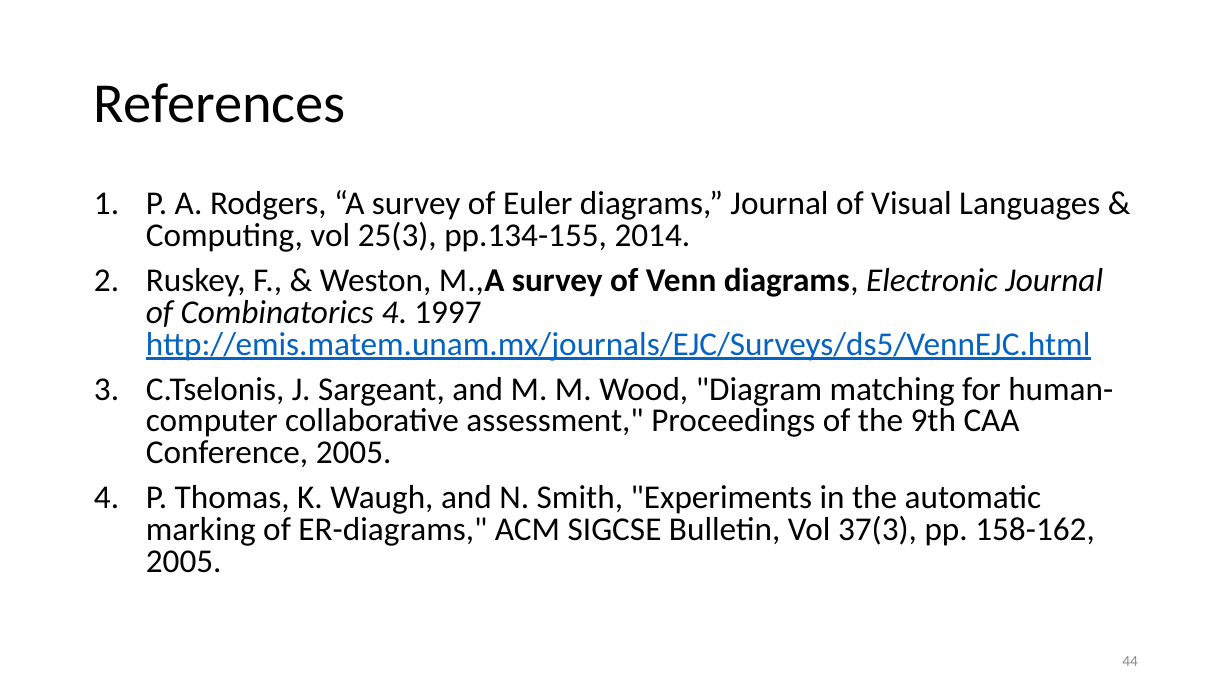
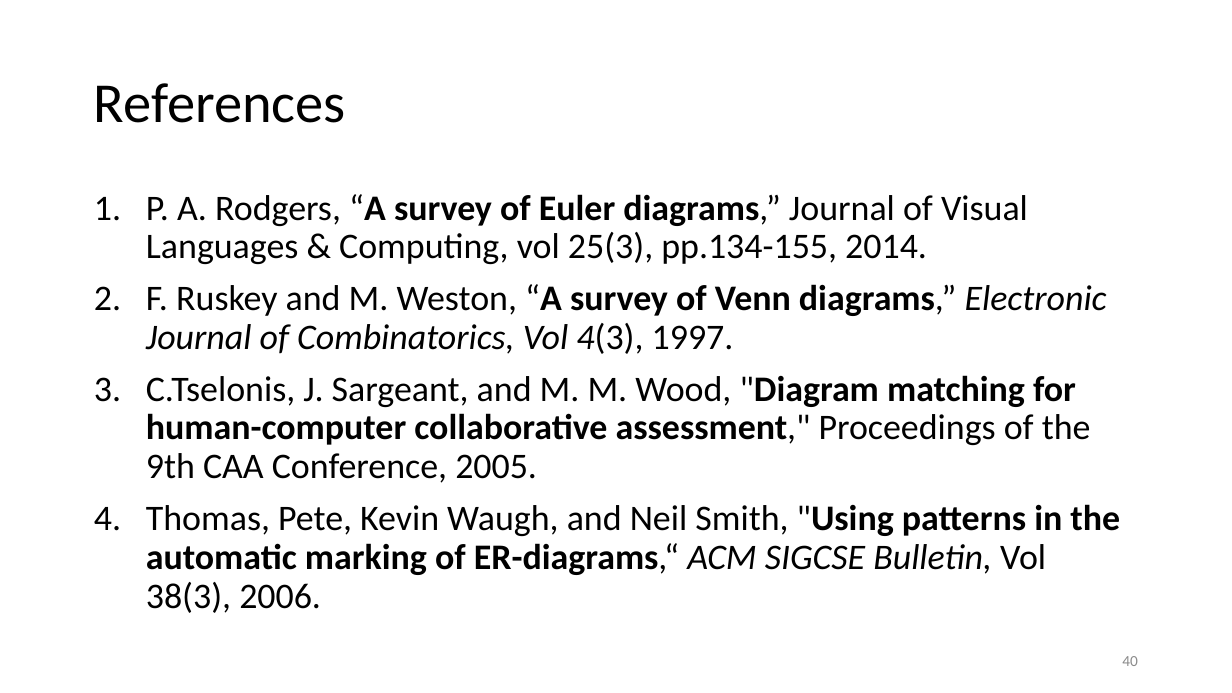
Before and after one commit to diunuge/Paper---Automatic-Assessment-of-Student-Answers-Consisting-of-Venn-and-Euler-Diagrams, a slide deck: slide 40 of MSc review/2/MSC review.pptx (slide 44 before the commit). Drawn at 1232x693 pixels with LibreOffice and Linux fonts; fonts in the diff are those of the drawing; background and template pictures are left out. Boxes give left, top, right and bottom in pixels: in the first picture for what was removed or moved away, otherwise in the second. Text is boxed around its words. In the diff, an @@ line names an element or a change of style, - is before the commit and + after.

```diff
--- a/MSc review/2/MSC review.pptx
+++ b/MSc review/2/MSC review.pptx
@@ text at (146, 194, 1091, 483): size 25.9 to 28 pt in "P. A. Rodgers, “A survey of Euler ...", "C.Tselonis, J. Sargeant, and M. M. Wood, ..."; bold on in "“A survey of Euler diagrams,”", ""Diagram matching for human-computer collaborative assessmen ..."; line spacing 0.8 to 0.9 @@
@@ text at (146, 284, 1107, 354): text changed; size 25.9 to 28 pt @@
-2. Ruskey, F., & Weston, M.,A survey of Venn diagrams, Electronic Journal of Combinatorics 4. 1997
-   http://emis.matem.unam.mx/journals/EJC/Surveys/ds5/VennEJC.html
+2. F. Ruskey and M. Weston, “A survey of Venn diagrams,” Electronic Journal of Combinatorics, Vol 4(3), 1997.
@@ text at (146, 504, 1120, 613): text changed; size 25.9 to 28 pt @@
-4. P. Thomas, K. Waugh, and N. Smith, "Experiments in the automatic marking of ER-diagrams," ACM SIGCSE Bulletin, Vol 37(3), pp. 158-162, 2005.
+4. Thomas, Pete, Kevin Waugh, and Neil Smith, "Using patterns in the automatic marking of ER-diagrams,“ ACM SIGCSE Bulletin, Vol 38(3), 2006.
@@ page number at (1122, 656, 1138, 666): text changed @@
-44
+40
```
Also in this commit, not shown: 18 other slides changed, 4 slides added, 9 slides removed, 7 other files.
